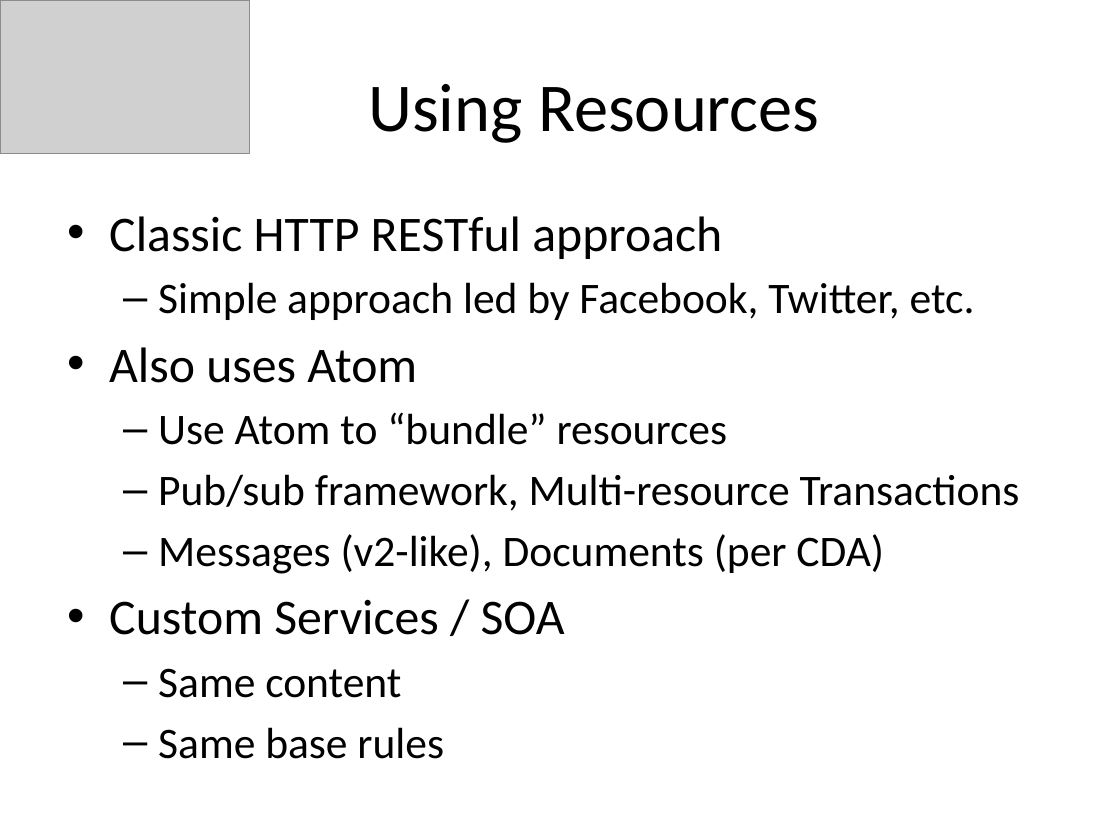
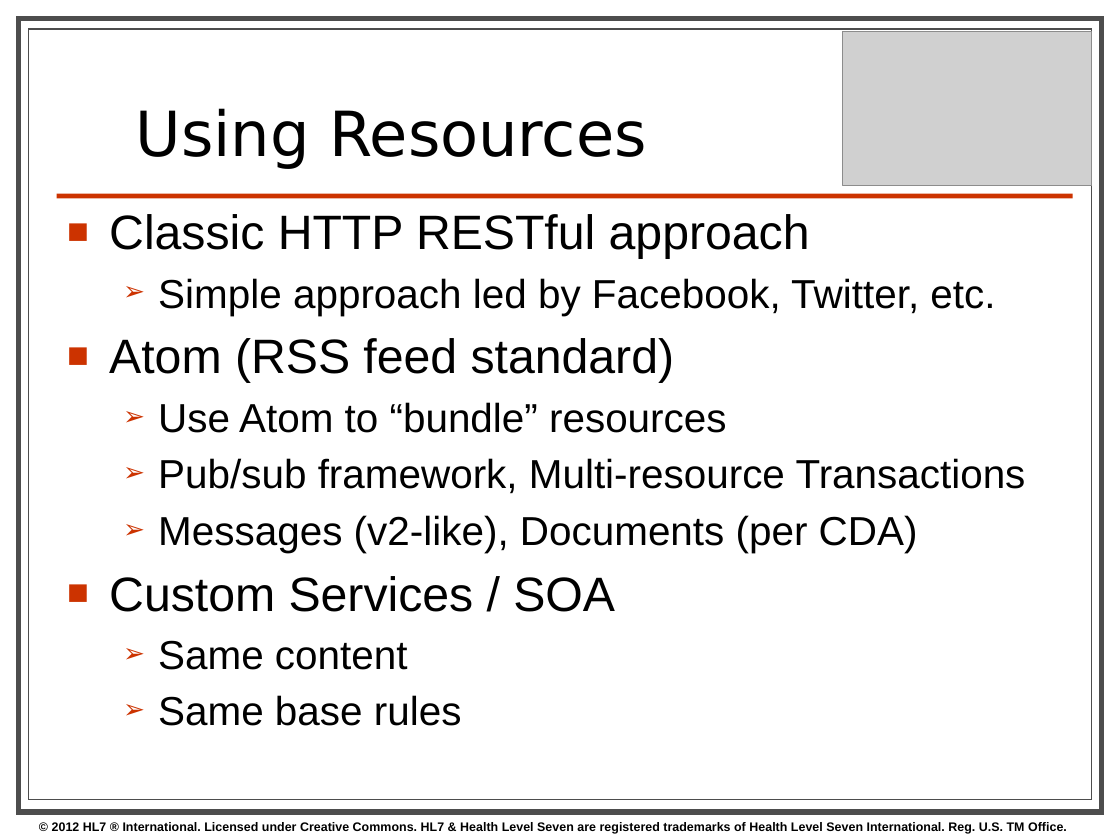
Before and after one commit to vista-novo/fhir, a slide deck: slide 11 of presentations/2012 Dec Webinar/FHIR Webinar.pptx (slide 10 before the commit). Drawn at 1120x840 pixels with LibreOffice and Linux fonts; fonts in the diff are those of the drawing; grey boxes stand for pictures; background and template pictures are left out. Boxes give left, top, right and bottom in pixels: in the first picture for what was removed or moved away, otherwise in the second. Text is boxed around its words. In the diff, an @@ line names an element or a change of style, - is before the commit and + after.

```diff
--- a/presentations/2012 Dec Webinar/FHIR Webinar.pptx
+++ b/presentations/2012 Dec Webinar/FHIR Webinar.pptx
@@ rectangle added at (x1=19, y1=19, x2=1102, y2=812), fill #FFFFFF, outline #4D4D4D 3.5 pt @@
@@ rectangle added at (x1=28, y1=29, x2=1091, y2=800), fill #FFFFFF, outline #4D4D4D 0.75 pt @@
@@ title "Using Resources" at (x1=136, y1=108, x2=646, y2=168): size 44 to 40 pt, font Calibri to DejaVu Sans; alignment centre to left; line spacing 1 to 0.8; vertical alignment middle to bottom @@
@@ picture moved from (x1=0, y1=0, x2=250, y2=153) to (x1=842, y1=32, x2=1092, y2=186) @@
@@ line added from (57, 196) to (1073, 196), #CC3300 3 pt @@
@@ text at (x1=109, y1=214, x2=1026, y2=726): size 32 to 31 pt in "Classic HTTP RESTful approach", "Custom Services / SOA"; font Calibri to Arial; size 28 to 26 pt in "Simple approach led by Facebook, Twitter, etc.", "Use Atom to “bundle” resources", "Pub/sub framework, Multi-resource Transactions", "Messages (v2-like), Documents (per CDA)" and 2 more places; bullet • to ■; bullet – to ➢ @@
@@ text at (x1=109, y1=338, x2=675, y2=383): text changed; size 32 to 31 pt; font Calibri to Arial @@
-• Also uses Atom
+■ Atom (RSS feed standard)
@@ text added at (x1=52, y1=822, x2=1067, y2=834), 8 pt, text #000000, bold @@
+© 2012 HL7 ® International. Licensed under Creative Commons. HL7 & Health Level Seven are registered trademarks of Health Level Seven International. Reg. U.S. TM Office.
```
Also in this commit, not shown: 16 other slides changed, 3 slides added, 2 slides removed.
